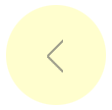
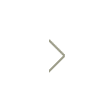
Two versions of the same layered image (112x110). Layer-by-layer changes:
showed "right" over [49, 39, 65, 73]
hid "left" over [47, 39, 63, 73]
hid "bg" over [6, 5, 106, 105]
